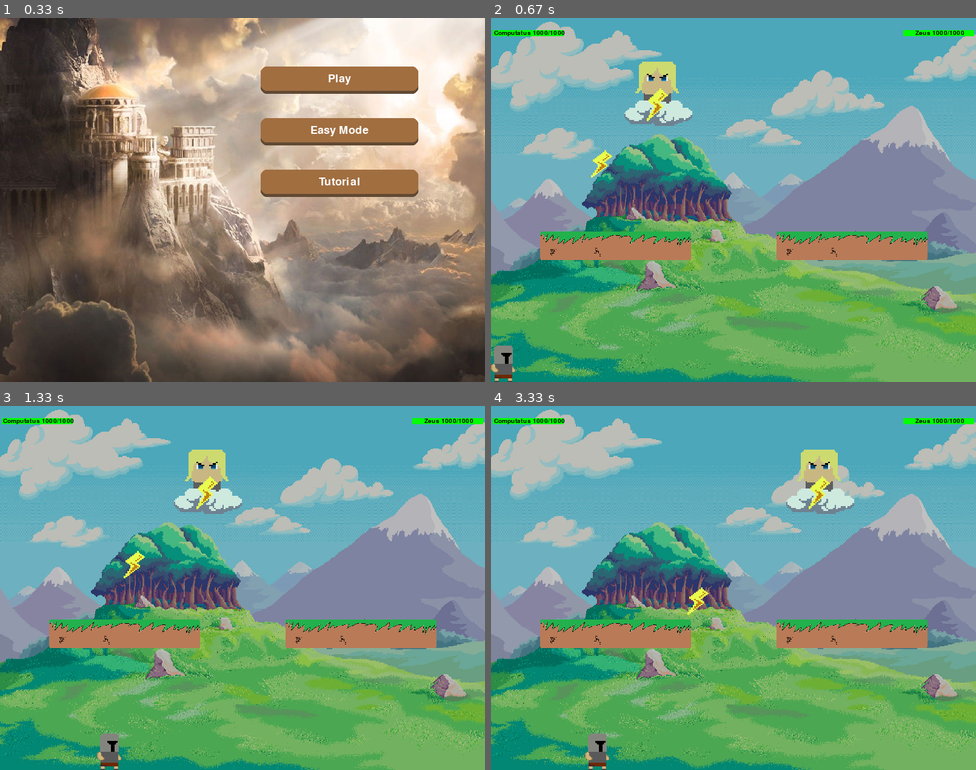
Above: before the commit, frames 1-4 (two rows, left to right).
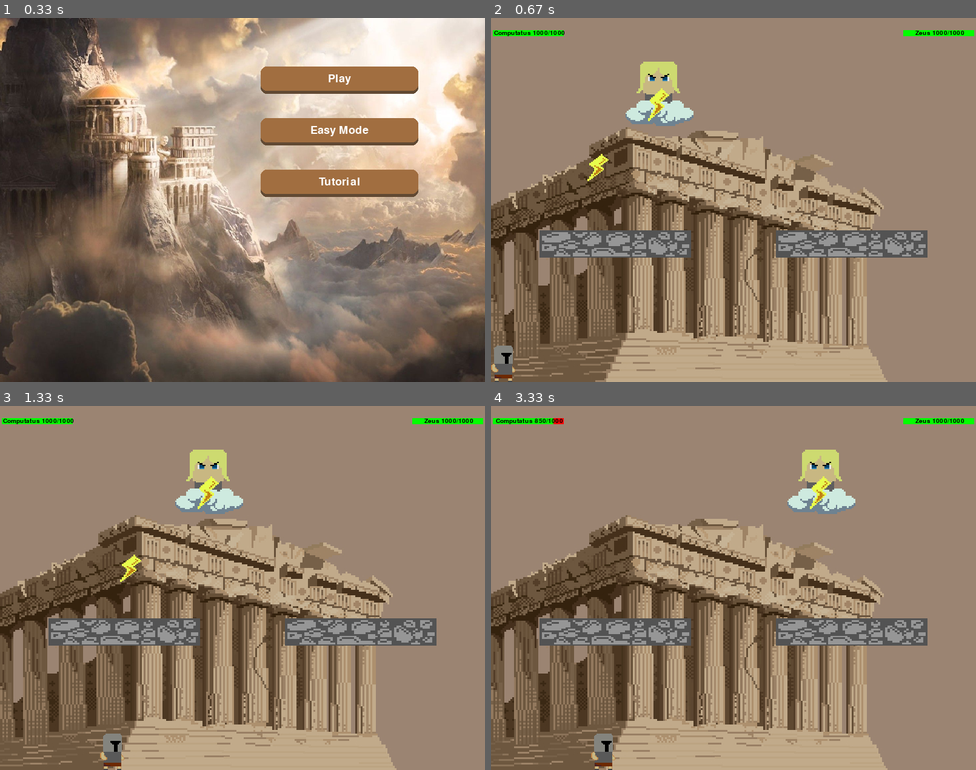
Above: after the commit, the same moments.

Repository: RodrigoSdeCarvalho/Project-Zeus-Pygame
Game: pygame game, started from prototipo/Main.py
Same seed, same stepped clock (60 frames per second), same inputs: the game is played once before the commit and once after it.
Inputs:
- Up to frame 1 (0.33 s): no input
- Up to frame 2 (0.67 s): click "Play" at 0.38 s
- Up to frame 3 (1.33 s): tap Space at 0.67 s; hold D from 1 s (still down)
- Up to frame 4 (3.33 s): release D at 1.47 s; hold D 1.5-1.97 s; hold A 2-2.53 s; hold A 2.57-2.97 s; hold D from 3 s (still down)

Frame 1 is identical in both runs. In frame 2, 98% of the frame differs, in the area x 0-100%, y 0-100%; in frame 3, 98%; in frame 4, 98%.

Commit message:
Altering platform colors, player sword

Diff:
--- a/prototipo/GameLogic/Characters/Player.py
+++ b/prototipo/GameLogic/Characters/Player.py
@@ -168,9 +168,9 @@
 
     def update_weapon_position(self):
         if self.facing == 'right':
-            self.weapon.update_position(self.x_position + self.hitbox_x - 2, self.y_position + self.hitbox_y / 2 + 5)
-        else:
-            self.weapon.update_position(self.x_position + 2, self.y_position + self.hitbox_y / 2 + 5)
+            self.weapon.update_position(self.x_position + self.hitbox_x - 5, self.y_position + self.hitbox_y / 2 + 5)
+        else:
+            self.weapon.update_position(self.x_position + 5, self.y_position + self.hitbox_y / 2 + 8)
 
     def jump(self):
         if self.y_position >= 0:
--- a/prototipo/GameLogic/Stage/Stage.py
+++ b/prototipo/GameLogic/Stage/Stage.py
@@ -33,8 +33,8 @@
         self.__bosses = [Boss("Zeus", ["prototipo\Images\pygame_boss.png"], 1000,
                          1000, 200, 72, 120, 110, 1, 150, self.skills[1], surface)]
 
-        self.__platforms = [Platform(80, 350, 250, 50 , "prototipo\Images\platform.png", 250, 50, surface),
-                            Platform(470, 350, 250, 50 , "prototipo\Images\platform.png", 250, 50, surface)]
+        self.__platforms = [Platform(80, 350, 250, 45, "prototipo\Images\pygame_plataforma.png", 250, 45, surface),
+                            Platform(470, 350, 250, 45, "prototipo\Images\pygame_plataforma.png", 250, 45, surface)]
 
         self.__backgrounds = [pygame.transform.scale(pygame.image.load("prototipo/Images/background_stage.jpg"), (800, 600))]
 
@@ -191,11 +191,9 @@
             if keys[pygame.K_p]:
                 self.pause()
 
-
             #Game loop only tells Player Class what keys were pressed and if he can jump
             #Player Class decides what movement happens based on key pressed
             canFall = player.movement(keys, canJump)
-            pygame.display.update()
 
             #Game loop tells Player Class what keys were pressed, if he hit the target, the target and the clock
             player.attack(keys, attacked_boss, boss, clock)
@@ -226,19 +224,19 @@
                     player.fall(platforms[0].y_position, platforms[0].height, True)
 
             self.window.display.blit(background, (0, 0))
+            for platform in platforms:
+                platform.draw()
+
+            #Boss movement and attacking
+            boss.move()
+            clock = boss.attack(skill_ground_collision, player, player_hit, clock)
+
             player.animation()
 
             #Player and Boss health bars
             boss.status([680, 20])
             player.status([3, 20])
 
-            for platform in platforms:
-                platform.draw()
-
-            #Boss movement and attacking
-            boss.move()
-            clock = boss.attack(skill_ground_collision, player, player_hit, clock)
-
             #Tells the boss if a collision with his skill and player occurred
             if self.collision.check(boss.skill, player):
                 player_hit = True
@@ -257,7 +255,6 @@
             #If player wins or loses game loop stops running
             if vitoria or derrota:
                 play = False
-
 
             clock += 1
             pygame.time.delay(10) #Define a velocidade do loop.
Binary file changed: prototipo/Images/background_stage.jpg
Binary file changed: prototipo/Images/pygame_plataforma.png
